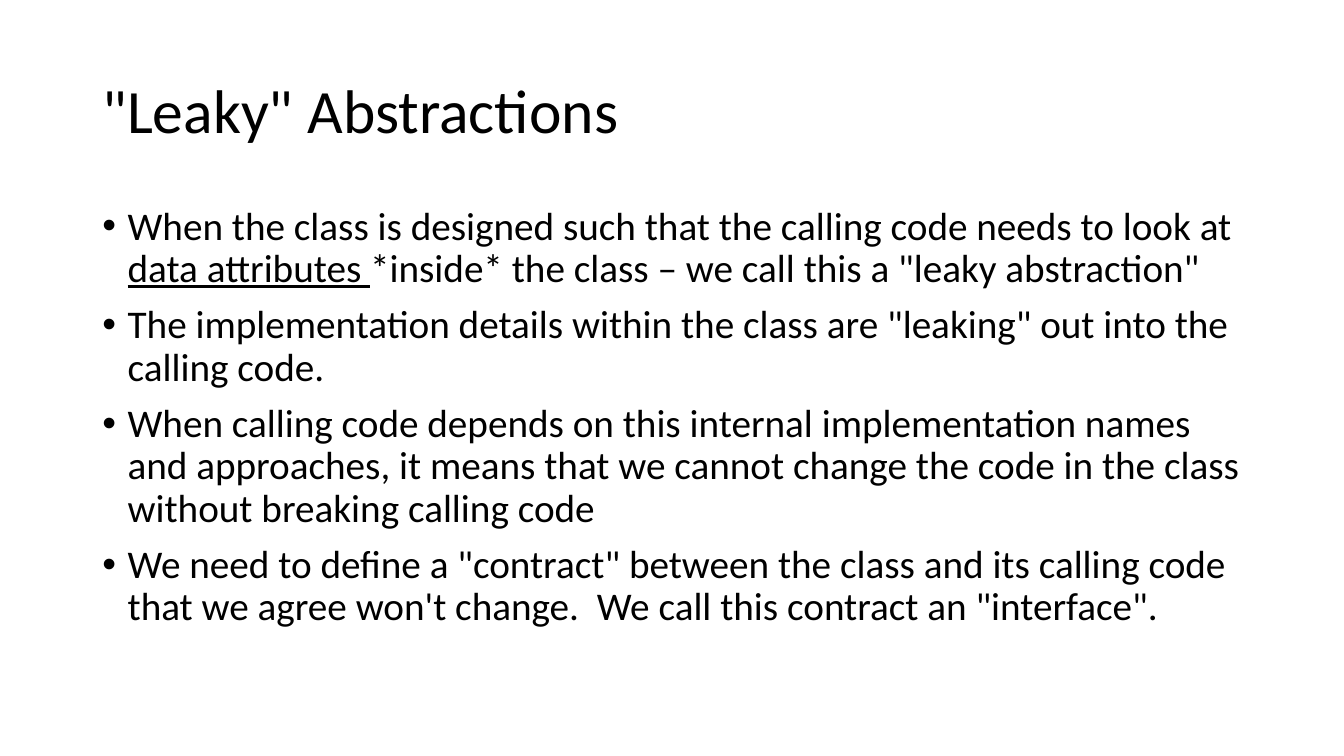
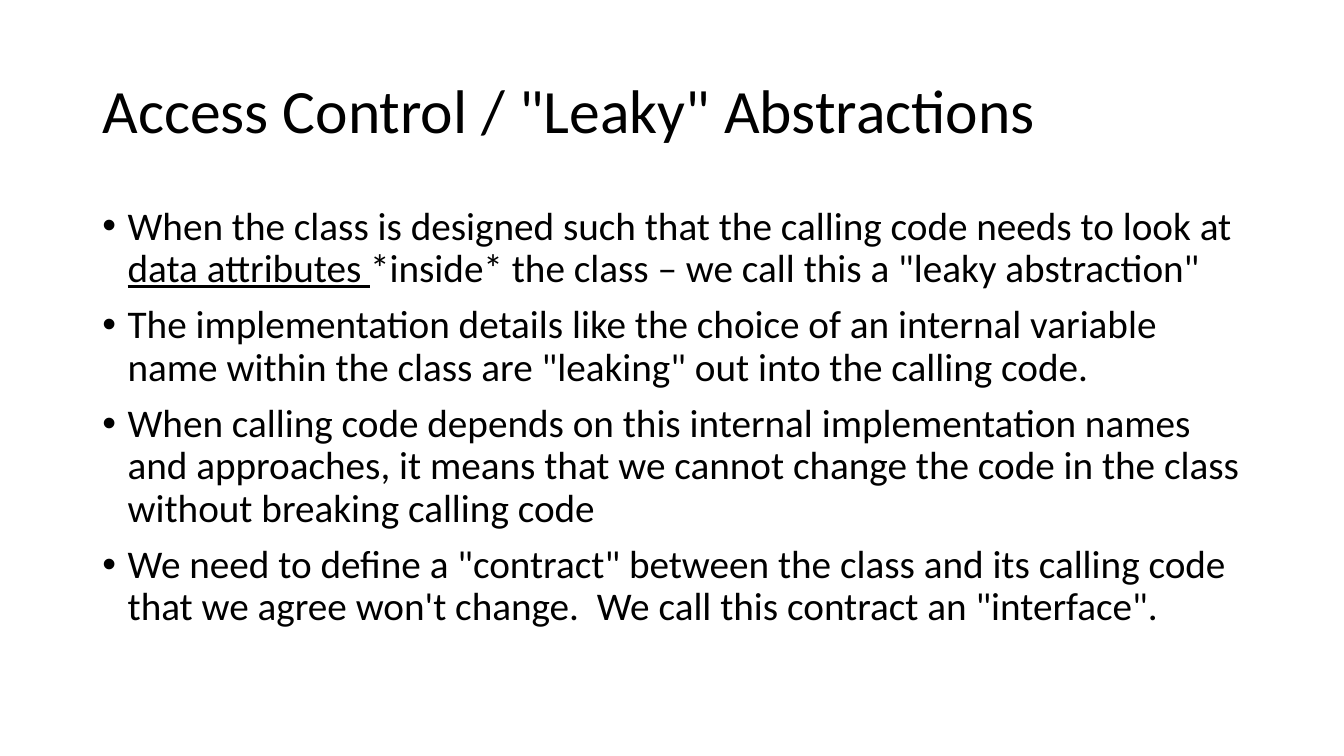
Before and after one commit to csev/cc4e, a slide deck: slide 7 of lectures/CC-04-Maps.pptx. Drawn at 1344x756 pixels with LibreOffice and Linux fonts; fonts in the diff are those of the drawing. Boxes give left, top, right and bottom in pixels: in the first picture for what was removed or moved away, otherwise in the second. Text is boxed around its words. In the diff, an @@ line names an element or a change of style, - is before the commit and + after.

```diff
--- a/lectures/CC-04-Maps.pptx
+++ b/lectures/CC-04-Maps.pptx
@@ title at bbox=[102, 90, 1035, 143]: text changed @@
-"Leaky" Abstractions
+Access Control / "Leaky" Abstractions
@@ text at bbox=[128, 310, 1156, 388]: text changed @@
-• The implementation details within the class are "leaking" out into the calling code.
+• The implementation details like the choice of an internal variable name within the class are "leaking" out into the calling code.
```
Also in this commit, not shown: 17 other slides changed, 1 slide removed.
